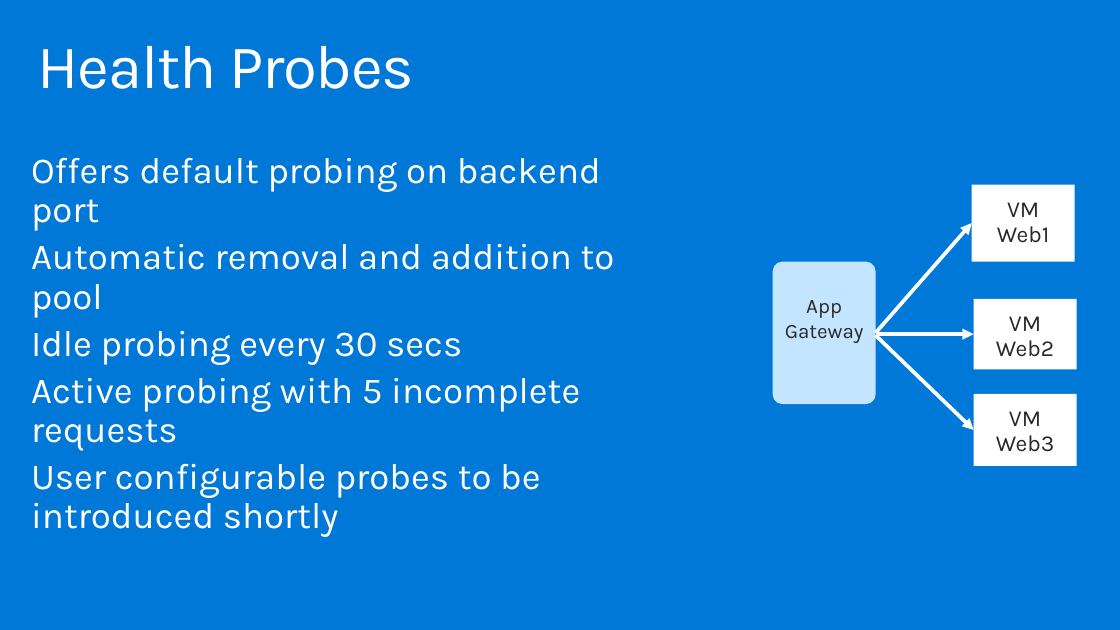
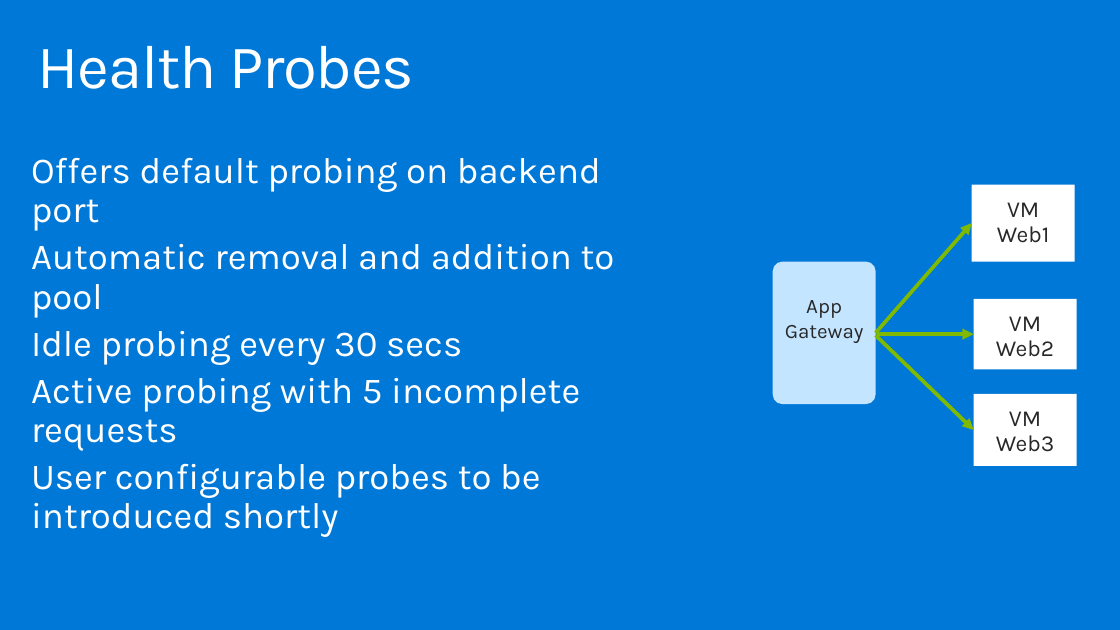
Before and after one commit to rbannist/azappgwlab, a slide deck: slide 17 of AzureApplicationGatewayOverview_0617_v1.pptx. Drawn at 1120x630 pixels with LibreOffice and Linux fonts; fonts in the diff are those of the drawing. Boxes give left, top, right and bottom in pixels: in the first picture for what was removed or moved away, otherwise in the second. Text is boxed around its words. In the diff, an @@ line names an element or a change of style, - is before the commit and + after.

Commit message:
Slight adjustments to presentation
Arrow colours and shape layering

```diff
--- a/AzureApplicationGatewayOverview_0617_v1.pptx
+++ b/AzureApplicationGatewayOverview_0617_v1.pptx
@@ arrow (875, 333) - (972, 223): stroke #FFFFFF 3.25 pt to #7FBA00 3.25 pt @@
@@ arrow (875, 335) - (973, 430): stroke #FFFFFF 3.25 pt to #7FBA00 3.25 pt @@
@@ arrow (877, 334) - (973, 334): stroke #FFFFFF 3.25 pt to #7FBA00 3.25 pt @@
```
Also in this commit, not shown: 1 other slide changed.
